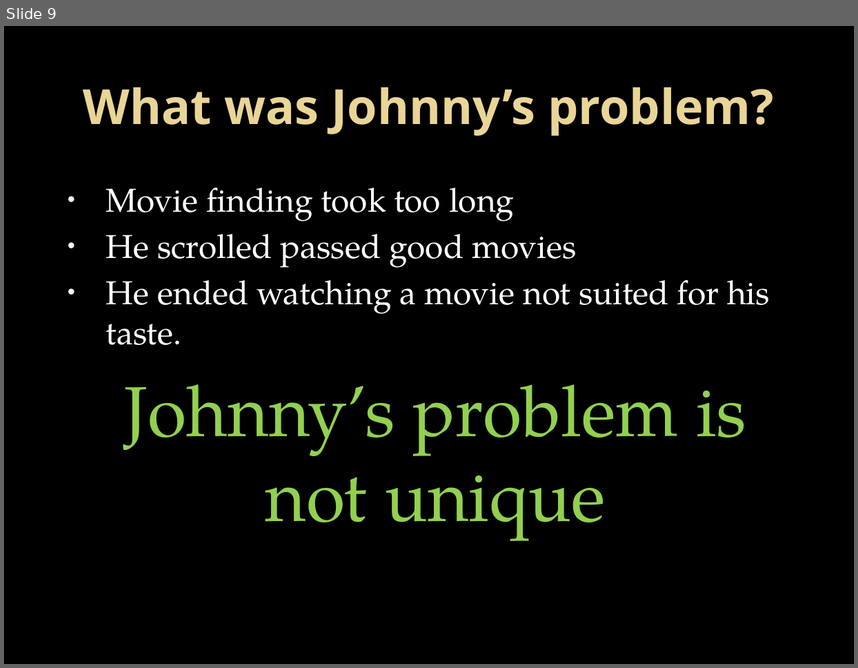
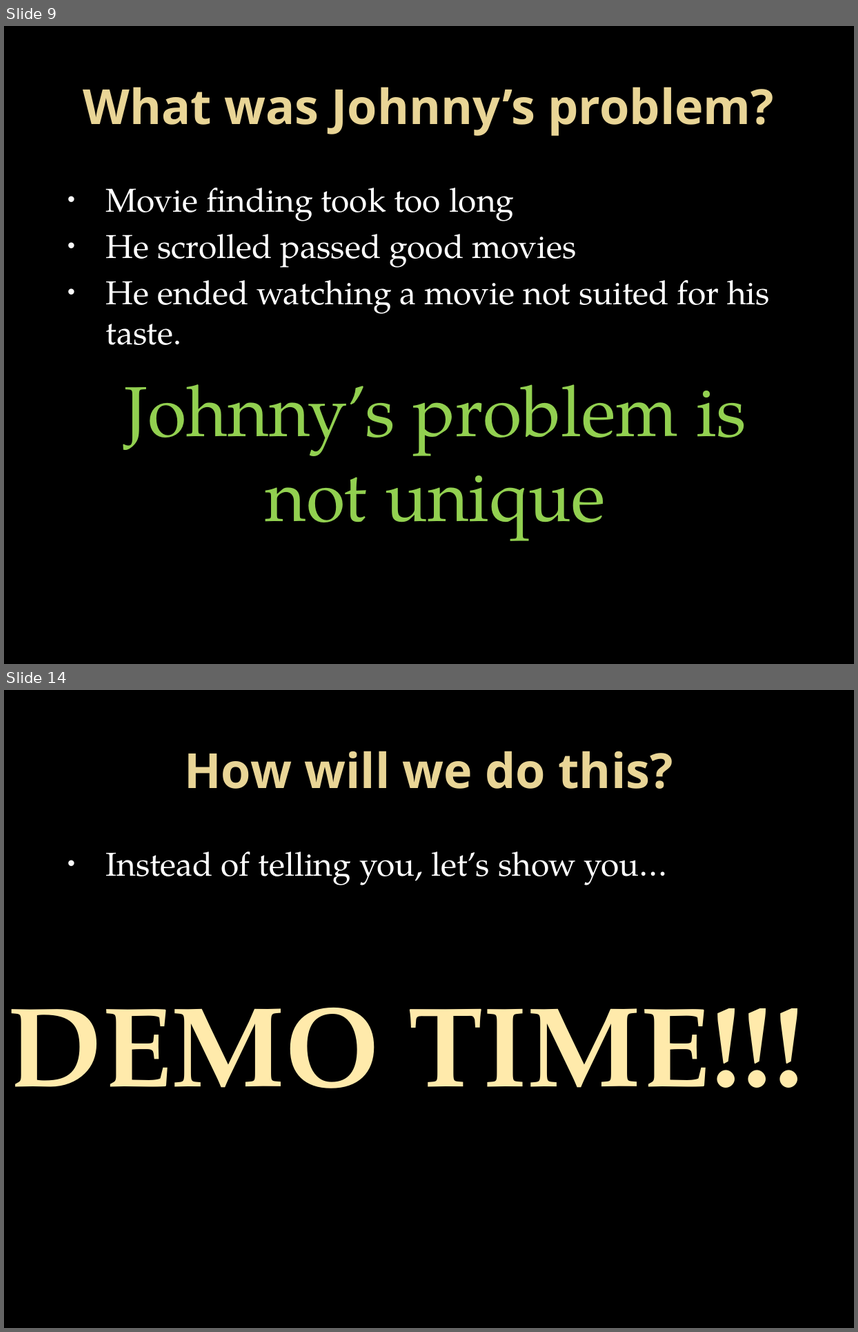
Before and after one commit to stanjaak123/Netflix-Recommender-using-Unsupervised-Machine-Learning-Clustering-, a slide deck: Presentation/Jacques slides.pptx. Shown one above the other, each under a label of ours: slide 9 before the commit, slides 9 and 14 after it; the slides between them are not shown. The pictures are 858x668 and 858x1332 pixels, drawn with LibreOffice and Linux fonts; fonts in the diff are those of the drawing; background and template pictures are left out. Boxes give left, top, right and bottom in pixels: in the first picture for what was removed or moved away, otherwise in the second. Text is boxed around its words. In the diff, an @@ line names an element or a change of style, - is before the commit and + after.

```diff
--- a/Presentation/Jacques slides.pptx
+++ b/Presentation/Jacques slides.pptx
@@ slide 14 added at [4, 690, 854, 1328], background picture (left out) @@
@@ title added at [184, 751, 673, 789], 41 pt, text gradient #EAD696 to #E7D081, bold @@
+How will we do this?
@@ text added at [106, 851, 668, 885], 28 pt, text #FFFFFF @@
+• Instead of telling you, let’s show you…
@@ text added at [8, 1007, 804, 1088], 96 pt, text gradient #FFEFC1 to #FFEAAC to #997A00, bold @@
+DEMO TIME!!!
```
Also in this commit, not shown: 1 slide changed, 4 other slides added, 1 other file.
